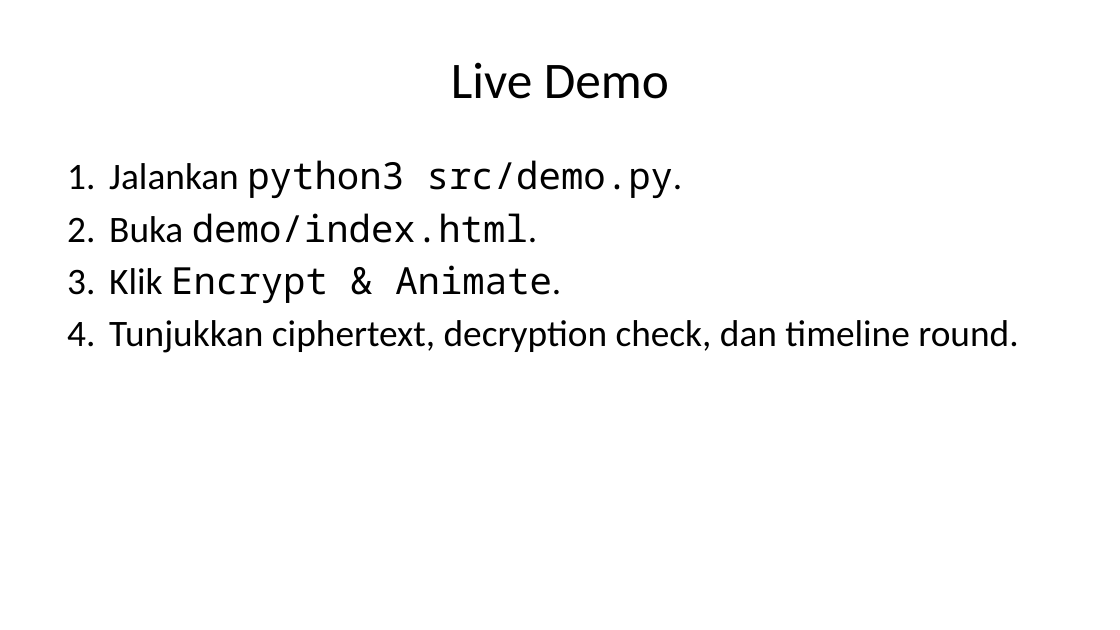
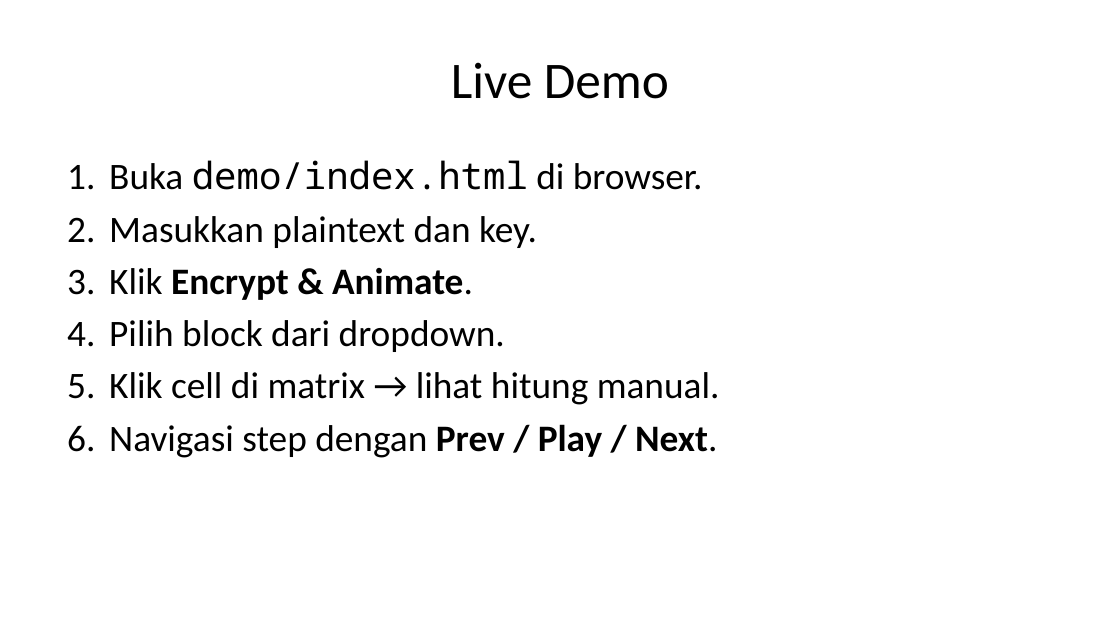
Before and after one commit to riskihajar/knight-chaos-cipher, a slide deck: slide 16 of slides/slides-knight-chaos-cipher.pptx (slide 14 before the commit). Drawn at 1120x630 pixels with LibreOffice and Linux fonts; fonts in the diff are those of the drawing. Boxes give left, top, right and bottom in pixels: in the first picture for what was removed or moved away, otherwise in the second. Text is boxed around its words. In the diff, an @@ line names an element or a change of style, - is before the commit and + after.

```diff
--- a/slides/slides-knight-chaos-cipher.pptx
+++ b/slides/slides-knight-chaos-cipher.pptx
@@ text at box(109, 160, 703, 248): text changed; font Noto Sans Mono to Calibri @@
-1. Jalankan python3 src/demo.py.
-2. Buka demo/index.html.
+1. Buka demo/index.html di browser.
+2. Masukkan plaintext dan key.
@@ text at box(109, 268, 473, 300): font Noto Sans Mono to Calibri, bold on in "Encrypt & Animate." @@
@@ text at box(109, 320, 720, 458): text changed @@
-4. Tunjukkan ciphertext, decryption check, dan timeline round.
+4. Pilih block dari dropdown.
+5. Klik cell di matrix → lihat hitung manual.
+6. Navigasi step dengan Prev / Play / Next.
```
Also in this commit, not shown: 8 other slides changed, 6 slides added, 4 slides removed, 3 other files.
